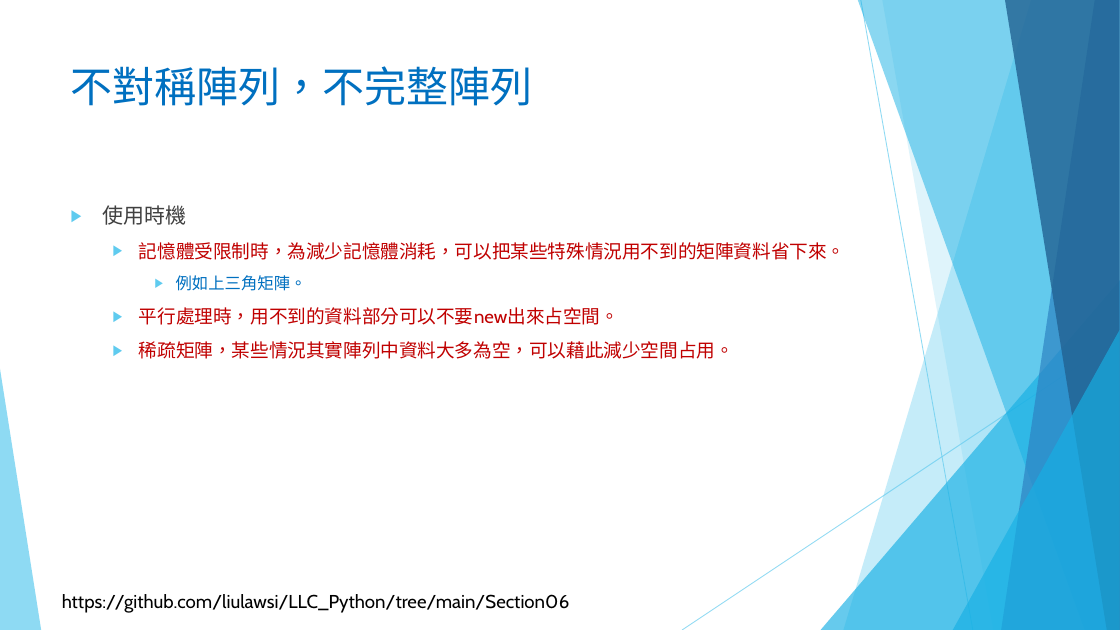
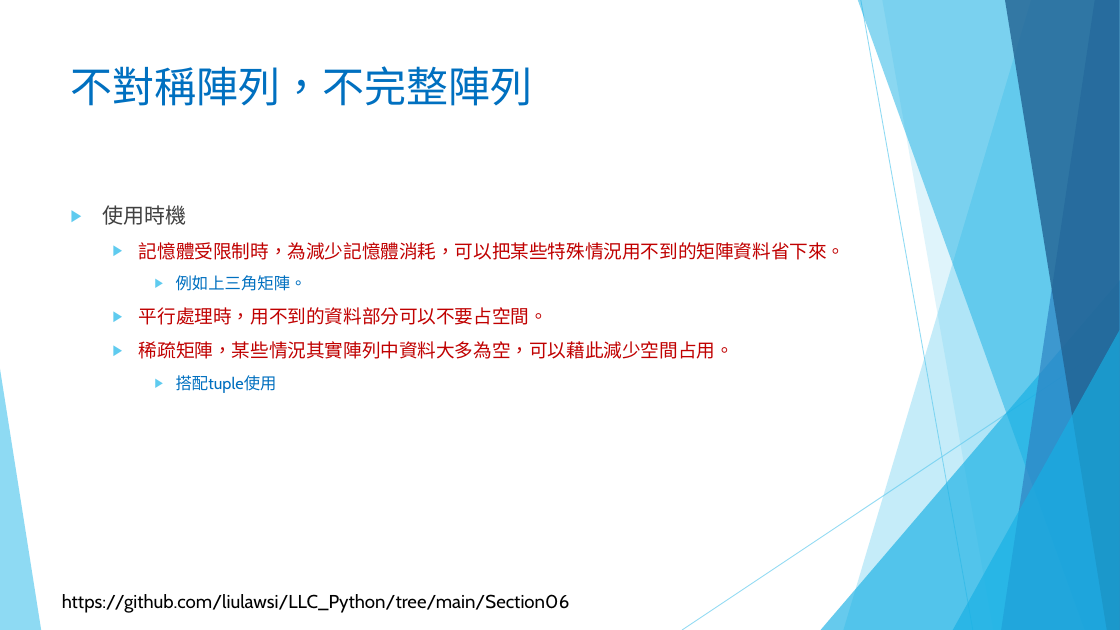
Before and after one commit to liulawsi/My_PPTs, a slide deck: slide 36 of LCC/Python/06_串列(List)一定要認識.pptx (slide 37 before the commit). Drawn at 1120x630 pixels with LibreOffice and Linux fonts; fonts in the diff are those of the drawing; background and template pictures are left out. Boxes give left, top, right and bottom in pixels: in the first picture for what was removed or moved away, otherwise in the second. Text is boxed around its words. In the diff, an @@ line names an element or a change of style, - is before the commit and + after.

```diff
--- a/LCC/Python/06_串列(List)一定要認識.pptx
+++ b/LCC/Python/06_串列(List)一定要認識.pptx
@@ text at (139,307,548,325): text changed @@
-  ▶ 平行處理時，用不到的資料部分可以不要new出來占空間。
+  ▶ 平行處理時，用不到的資料部分可以不要占空間。
@@ text at (176,375,277,393): paragraph added @@
+    ▶ 搭配tuple使用
```
Also in this commit, not shown: 8 other slides changed, 5 slides added, 4 slides removed, 2 other files.
